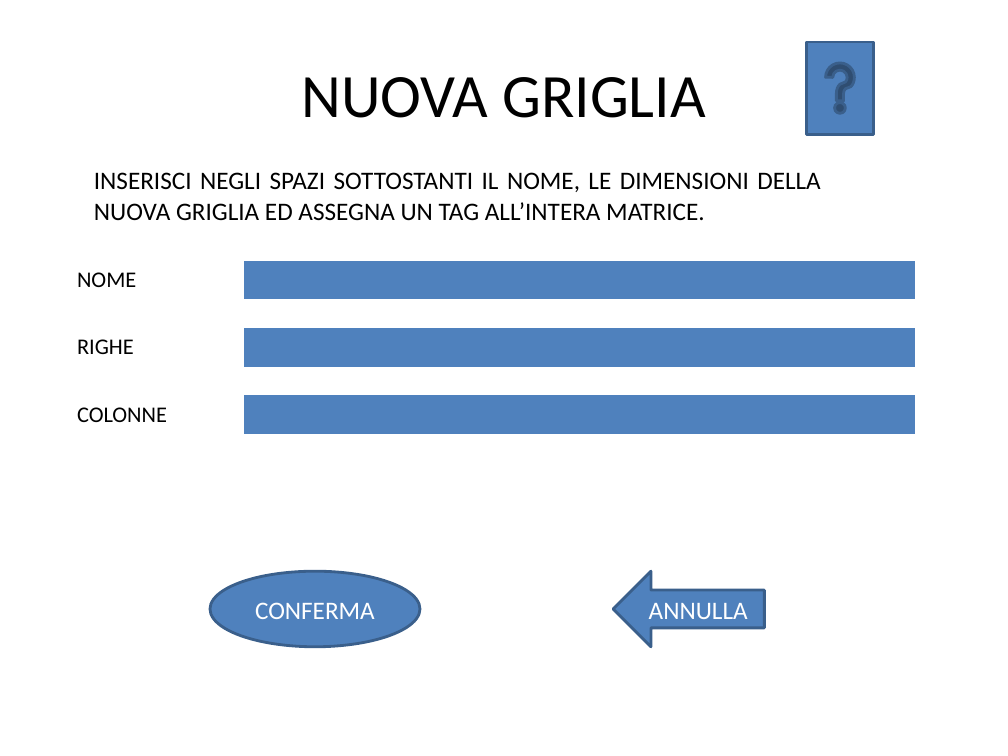
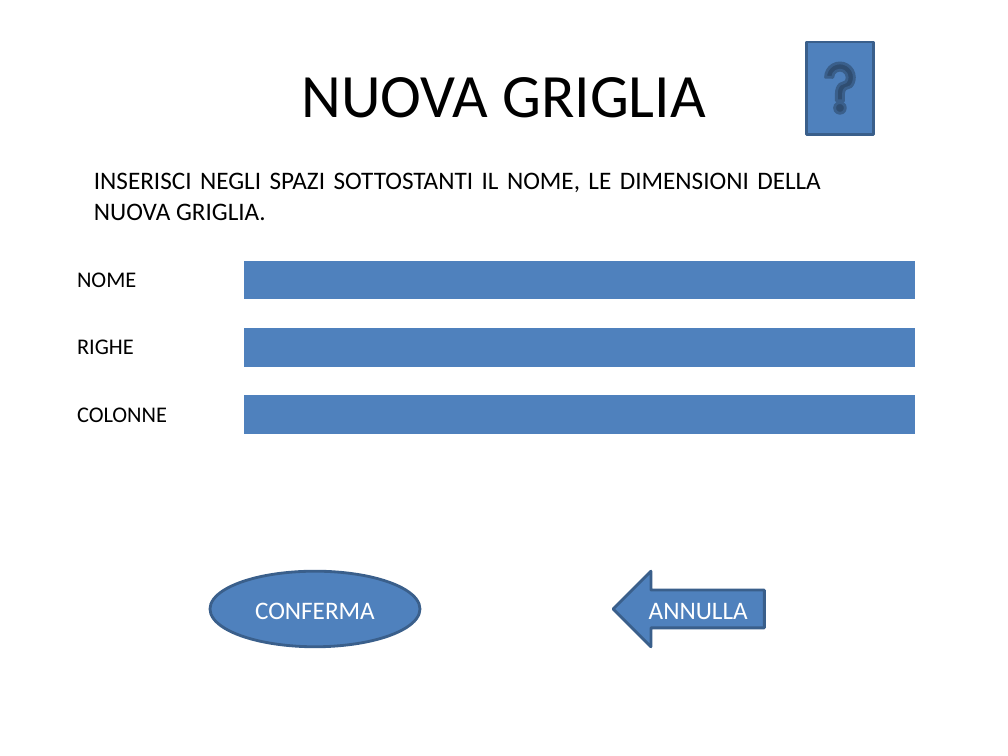
Before and after one commit to skimdz86/prototaips, a slide deck: slide 6 of Immagini/LABHCI-Pagine.pptx. Drawn at 1008x756 pixels with LibreOffice and Linux fonts; fonts in the diff are those of the drawing. Boxes give left, top, right and bottom in pixels: in the first picture for what was removed or moved away, otherwise in the second. Text is boxed around its words. In the diff, an @@ line names an element or a change of style, - is before the commit and + after.

```diff
--- a/Immagini/LABHCI-Pagine.pptx
+++ b/Immagini/LABHCI-Pagine.pptx
@@ text at [94,172,821,220]: text changed @@
-INSERISCI NEGLI SPAZI SOTTOSTANTI IL NOME, LE DIMENSIONI DELLA NUOVA GRIGLIA ED ASSEGNA UN TAG ALL’INTERA MATRICE.
+INSERISCI NEGLI SPAZI SOTTOSTANTI IL NOME, LE DIMENSIONI DELLA NUOVA GRIGLIA.
```
Also in this commit, not shown: 9 other slides changed, 1 slide added, 3 slides removed.
